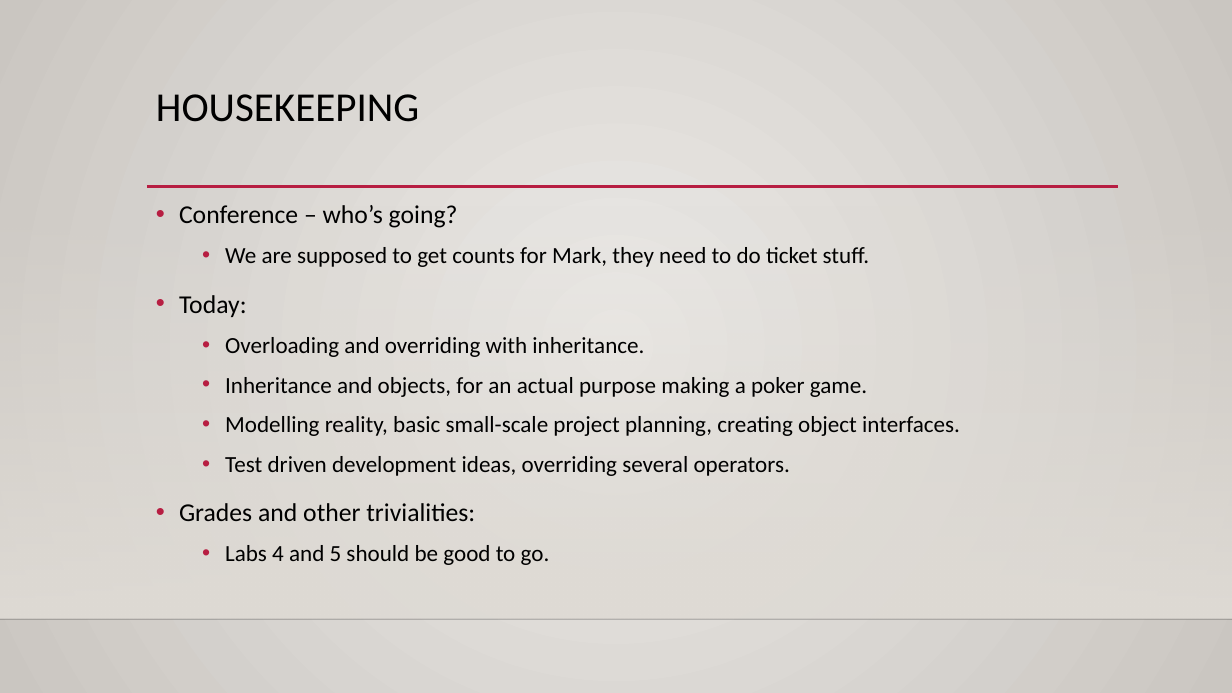
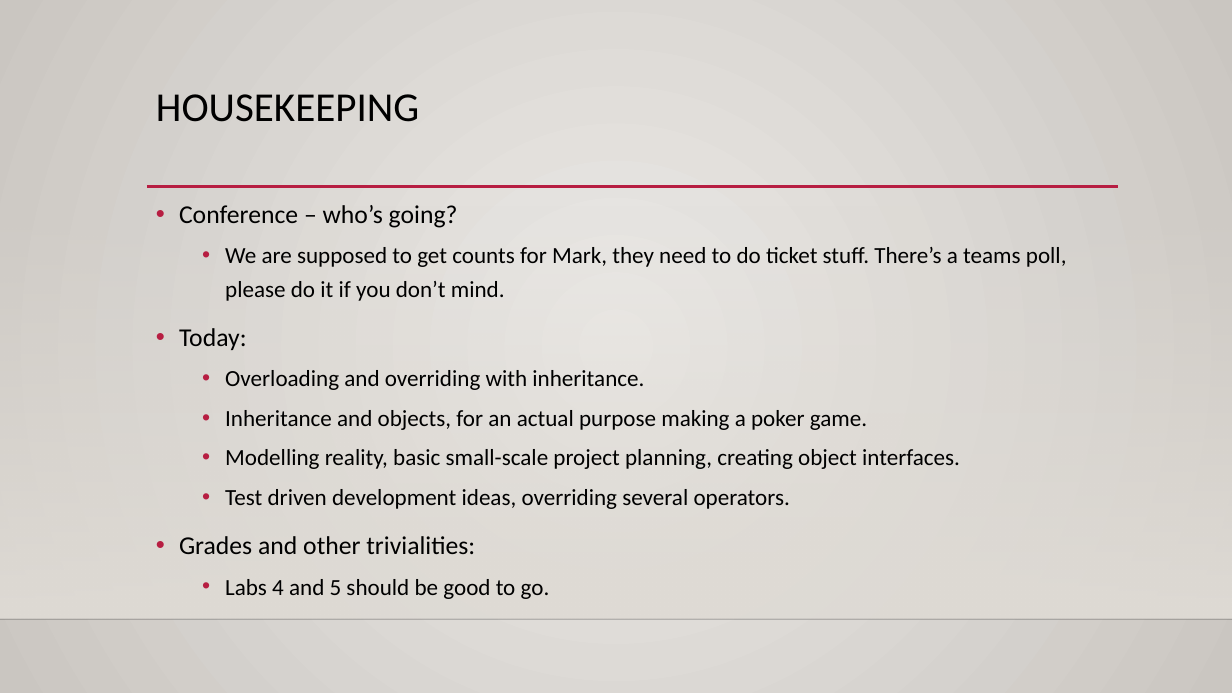
Before and after one commit to AkeemSemperDataScience/Programming_Basics_for_Machine_Learning_Students, a slide deck: slide 1 of reference_material/slides/017_cards_intro_review.pptx. Drawn at 1232x693 pixels with LibreOffice and Linux fonts; fonts in the diff are those of the drawing; background and template pictures are left out. Boxes give left, top, right and bottom in pixels: in the first picture for what was removed or moved away, otherwise in the second. Text is boxed around its words. In the diff, an @@ line names an element or a change of style, - is before the commit and + after.

```diff
--- a/reference_material/slides/017_cards_intro_review.pptx
+++ b/reference_material/slides/017_cards_intro_review.pptx
@@ text at (225,247,1067,301): text changed @@
-  • We are supposed to get counts for Mark, they need to do ticket stuff.
+  • We are supposed to get counts for Mark, they need to do ticket stuff. There’s a teams poll, please do it if you don’t mind.
```
Also in this commit, not shown: 4 other files.
